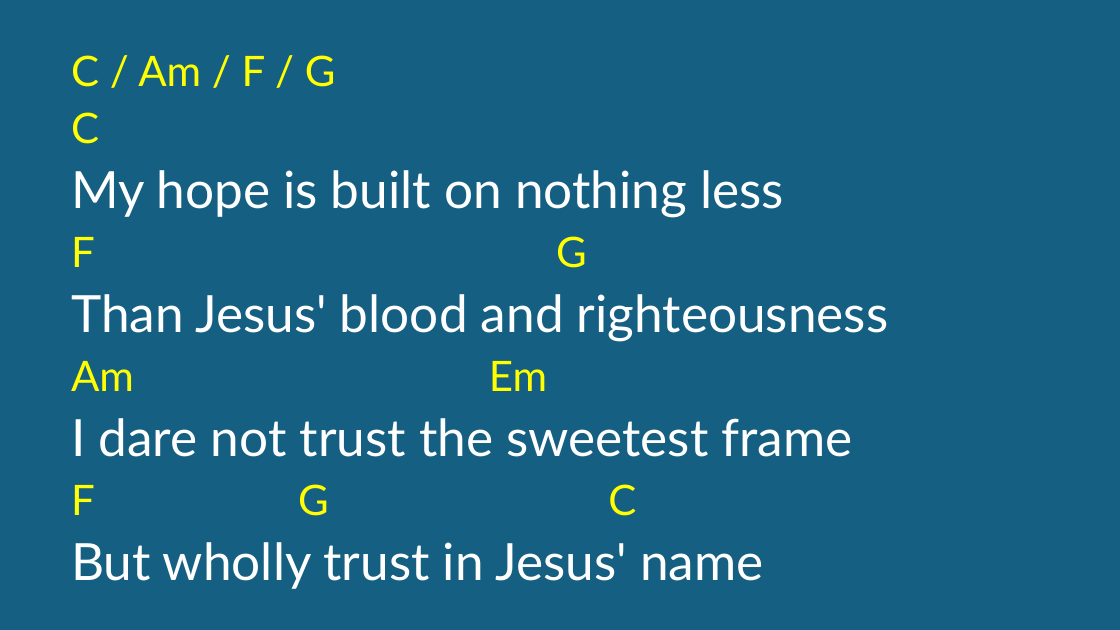
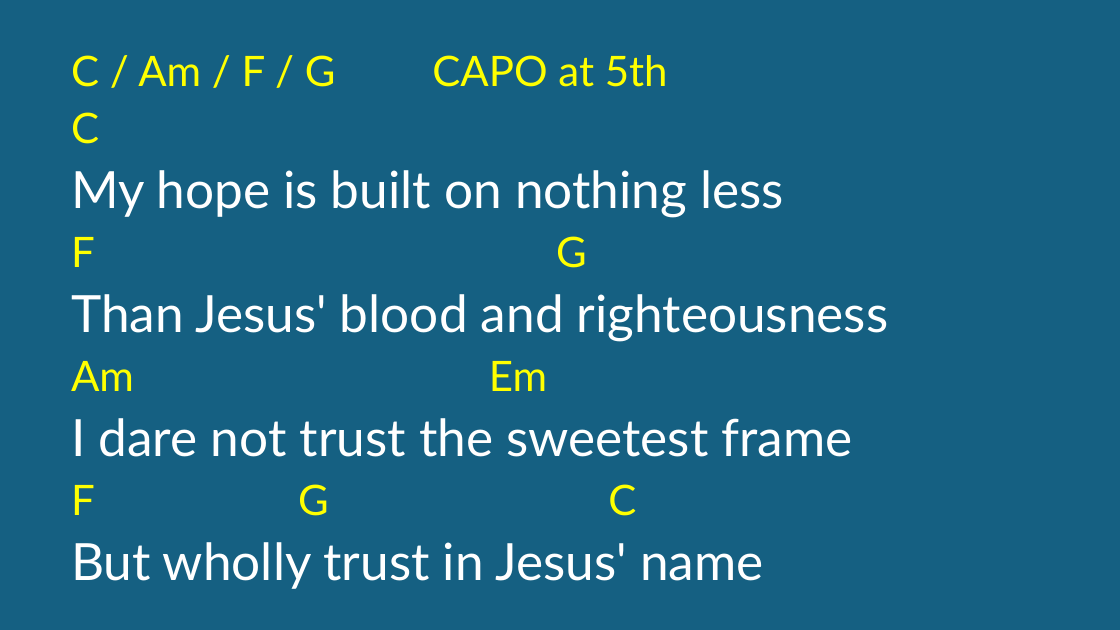
Before and after one commit to kendall412/worship, a slide deck: slide 8 of set/2026-08-23 ECBC-CH.pptx. Drawn at 1120x630 pixels with LibreOffice and Linux fonts; fonts in the diff are those of the drawing. Boxes give left, top, right and bottom in pixels: in the first picture for what was removed or moved away, otherwise in the second. Text is boxed around its words. In the diff, an @@ line names an element or a change of style, - is before the commit and + after.

Commit message:
revised

```diff
--- a/set/2026-08-23 ECBC-CH.pptx
+++ b/set/2026-08-23 ECBC-CH.pptx
@@ subtitle at bbox=[71, 55, 668, 87]: text changed @@
-C / Am / F / G
+C / Am / F / G CAPO at 5th
```
Also in this commit, not shown: 1 other slide changed.
